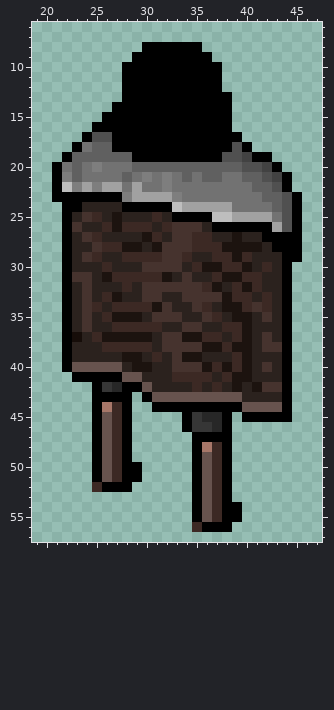
A pixel-art sprite gets an edit: Assets/Sprites/playerBR1.png. Above, as it was before the edit.
The file is 64x64 pixels. Colours within 5 levels of each other are drawn and written as one. Shown: x 19..47, y 6..57. The old version is drawn lined up with the new one.
Once edited:
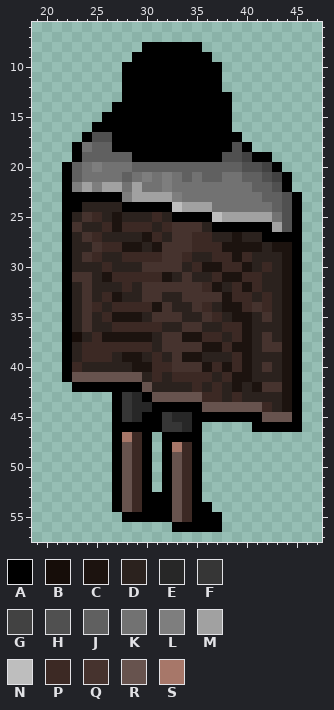
Palette (. is transparent): A #000000  B #160d09  C #1c130f  D #2b221e  E #272727  F #363636  G #424242  H #505050  J #606060  K #727272  L #7e7e7e  M #a1a1a1  N #bebebe  P #3c2924  Q #46332e  R #67534e  S #a77769
Log entry: Updated player sprite and walk cycle sheets
Edits made:
whole drawing moved by +1,+0 (the old picture is shown already moved)
@@ x 19..47 @@
 18 ....AKJJAAAAAAAAAAAAHA.......
-19 ...AJJJJJJAAAAAAAAAHHGAA.....
-20 ..AKJKLKKKJJJJJJJJJJJHHGA....
-21 ..ALJKKKKJKLKLKJKJJKKJJHGA...
-22 ..ANLMLMMKMKKLKKKKKKKKJJHA...
-23 ..AAAAAAALMMMMLKKKKKKKKJJHA..
-24 ...AADDDDAAAAANMMMMMKKKKJHA..
-25 ...ADQPDCDDDPDAAAANNMMMMKHA..
+19 ....AJJJJJAAAAAAAAAHHGAA.....
+20 ...AJKLKKKJJJJJJJJJJJHHGA....
+21 ...AJKKKKJKLKLKJKJJKKJJHGA...
+22 ...ALMLMMKMKKLKKKKKKKKJJHA...
+23 ...AAAAAALMMMMLKKKKKKKKJJHA..
+24 ...AADDDDAAAAANMMMKKKKKKJHA..
+25 ...ADQPDCDDDPDAAAANMMMMMKHA..
 26 ...AQDDPCPPPDPQQQDAAAAAAMHA..
 27 ...ADQPDDDDCPDQQPPDDCDDAAAA..
-28 ...ADDQPPCCDCQQQPPPCCCCDAAA..
-29 ...ADQPDDPPPPQQPDDPPCPDDDAA..
-30 ...ADDDPDDDQQQQDPCCPPCDPDA...
-31 ...AQQDCPPPPPCDQDDPCCPPDDA...
-32 ...ADQDDDPDQQQQQQPCDPCPDDA...
-33 ...ADQDPCDDQQDDQQQQCPPDPDA...
-34 ...ADQPDPPPPCQDDQPDCCPQPDA...
-35 ...ADQDPCCCDQQQDDQPDCCDQDA...
-36 ...ADQDDPPPPPDDQQDDPPCDDDA...
-37 ...ABDPCCCCCDQQCCPPDPCDQDA...
-38 ...ADDDPPPPPDQQQQCCPCCDQQA...
-39 ...ADDDDDCCDPDQCCDDDPCDDDA...
-40 ...ARRRRRDCCDDQQQCPCPCDQDA...
-41 ....AAAAARRDDDPPPPDPCCDDDA...
-42 ......AFEAARDDDDPDPDCDCQQA...
-43 ......AAAA.ARRRRRRRRRDDDDA...
-44 ......ASPA..AAAAAAAAARRRRA...
-45 ......ARPA.....AFEEA.AAAAA...
-46 ......ARPA.....AFFEA.........
-47 ......ARPA......AAAA.........
-48 ......ARPA......ASPA.........
-49 ......ARPA......ARPA.........
-50 ......ARPAA.....ARPA.........
-51 ......ARPAA.....ARPA.........
-52 ......PAAA......ARPA.........
-53 ................ARPA.........
-54 ................ARPAA........
-55 ................ARPAA........
-56 ................PAAA.........
+28 ...ADDQPPCCDCQQQPPPCCCCDCCA..
+29 ...ADQPDDPPPPQQPDDPPCPDDDCA..
+30 ...ADDDPDDDQQQQDPCCPPCDPDCA..
+31 ...AQQDCPPPPPCDQDDPCCPPDDCA..
+32 ...ADQDDDPDQQQQQQPCDPCPDDCA..
+33 ...ADQDPCDDQQDDQQQQCPPDPDCA..
+34 ...ADQPDPPPPCQDDQPDCCPQPDCA..
+35 ...ADQDPCCCDQQQDDQPDCCDQDCA..
+36 ...ADQDDPPPPPDDQQDDPPCDDDCA..
+37 ...ABDPCCCCCDQQCCPPDPCDQDCA..
+38 ...ADPPPPPPPDQQQQCCPCCDQQCA..
+39 ...ADPPPDCCDPDQCCDDDPCDDDCA..
+40 ...APDDDDDCCPPQQQCPCPCDQDCA..
+41 ...ARRRRRRRDPDPPPPDPCCDDDCA..
+42 ....AAAAAAARDDDDPDPDCDCQQCA..
+43 ........AFEARRRRRPPDPDDDDCA..
+44 ........AFEEAAAAARRRRRRPDCA..
+45 ........AFEAAFEEAAAAAAARRRA..
+46 ........AAAAAFFEA.....AAAAA..
+47 ........ASPA.AAAA............
+48 ........ARPA.ASPA............
+49 ........ARPA.ARPA............
+50 ........ARPA.ARPA............
+51 ........ARPA.ARPA............
+52 ........ARPA.ARPA............
+53 ........ARPAAARPA............
+54 ........ARPAAARPAA...........
+55 .........AAAAARPAAA..........
+56 ..............AAAAA..........
 57 .............................
Where, in picture pixels (left, top, right, bottom), the same in both pictures:
changed: (52, 152, 82, 202)
changed: (212, 202, 232, 222)
changed: (62, 242, 302, 532)
